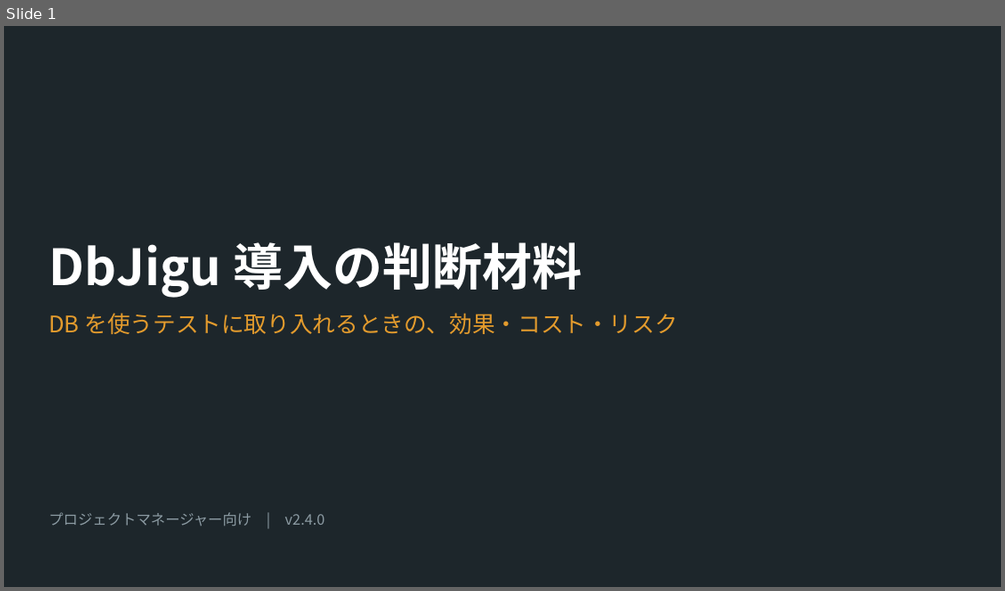
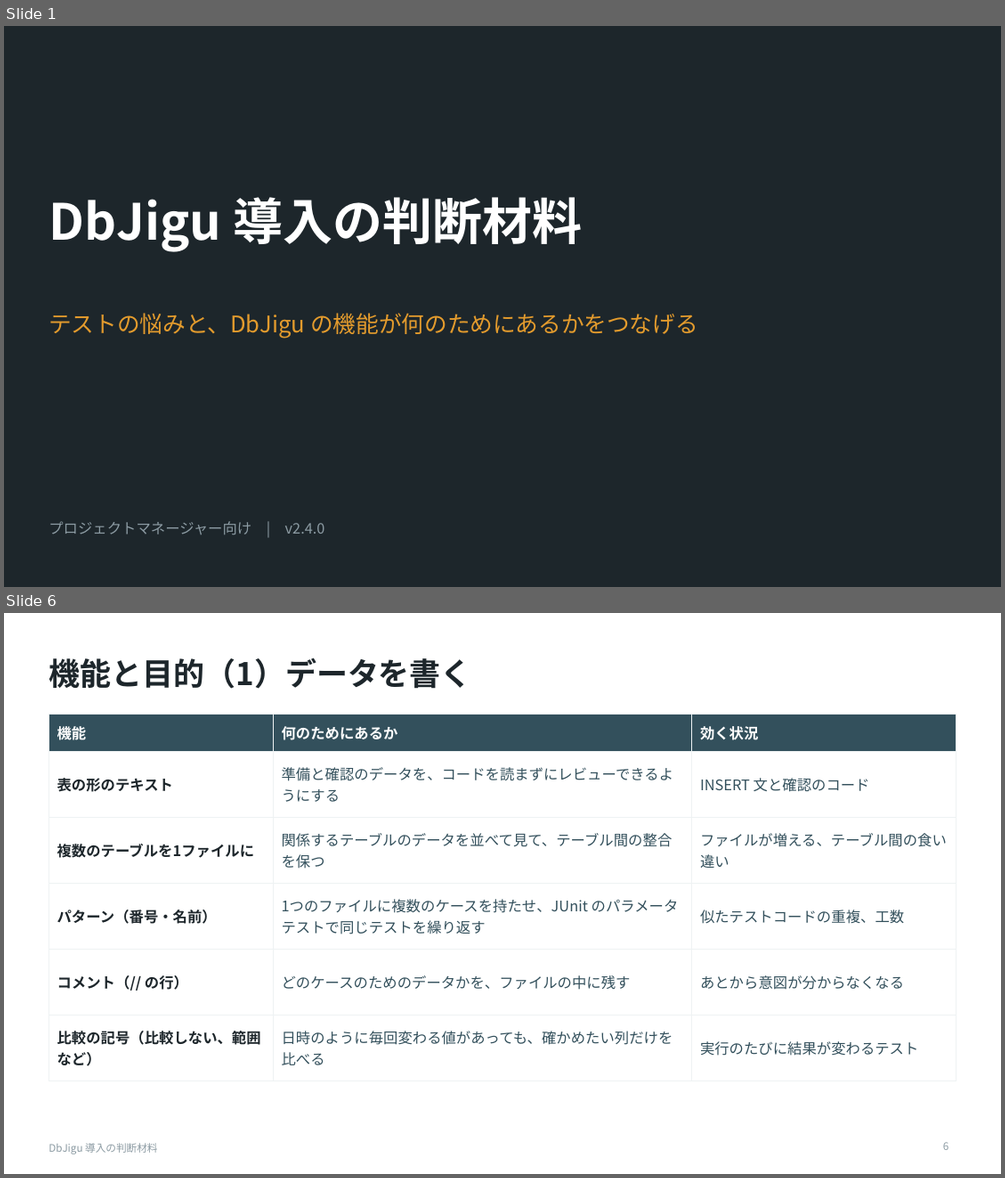
Before and after one commit to raindrop-aqua/java-test-toolbelt, a slide deck: docs/slides/dbjigu-for-managers.pptx. Shown one above the other, each under a label of ours: slide 1 before the commit, slides 1 and 6 after it; the slides between them are not shown. The pictures are 1005x591 and 1005x1178 pixels, drawn with LibreOffice and Linux fonts; fonts in the diff are those of the drawing. Boxes give left, top, right and bottom in pixels: in the first picture for what was removed or moved away, otherwise in the second. Text is boxed around its words. In the diff, an @@ line names an element or a change of style, - is before the commit and + after.

```diff
--- a/docs/slides/dbjigu-for-managers.pptx
+++ b/docs/slides/dbjigu-for-managers.pptx
@@ slide 6 added at [4,613,1001,1174], background #FFFFFF @@
@@ title added at [48,657,472,689], 30 pt, text #1D262B, bold @@
+機能と目的（1）データを書く
@@ table added at [48,714,956,1070], 6 rows, 3 columns @@
+機能 | 何のためにあるか | 効く状況
+表の形のテキスト | 準備と確認のデータを、コードを読まずにレビューできるようにする | INSERT 文と確認のコード
+複数のテーブルを1ファイルに | 関係するテーブルのデータを並べて見て、テーブル間の整合を保つ | ファイルが増える、テーブル間の食い違い
+パターン（番号・名前） | 1つのファイルに複数のケースを持たせ、JUnit のパラメータテストで同じテストを繰り返す | 似たテストコードの重複、工数
+コメント（// の行） | どのケースのためのデータかを、ファイルの中に残す | あとから意図が分からなくなる
+比較の記号（比較しない、範囲など） | 日時のように毎回変わる値があっても、確かめたい列だけを比べる | 実行のたびに結果が変わるテスト
@@ text added at [48,1143,157,1154], 10 pt, text #8C9BA3 @@
+DbJigu 導入の判断材料
@@ page number added at [943,1142,948,1150], 10 pt, text #8C9BA3 @@
+6
@@ slide 1 changed as well @@
@@ title "DbJigu 導入の判断材料" at [48,197,582,252]: vertical alignment bottom to top @@
@@ text at [48,313,698,338]: text changed @@
-DB を使うテストに取り入れるときの、効果・コスト・リスク
+テストの悩みと、DbJigu の機能が何のためにあるかをつなげる
@@ text "プロジェクトマネージャー向け | v2.4.0": place and size @@
-text "プロジェクトマネージャー向け | v2.4.0" at [48,512,325,525]
+text "プロジェクトマネージャー向け | v2.4.0" at [48,521,325,534]
@@ text "プロジェクトマネージャー向け | v2.4.0" at [48,521,325,534]: vertical alignment middle to top @@
```
Also in this commit, not shown: 8 other slides changed, 5 other slides added, 1 slide removed, 1 other file.
